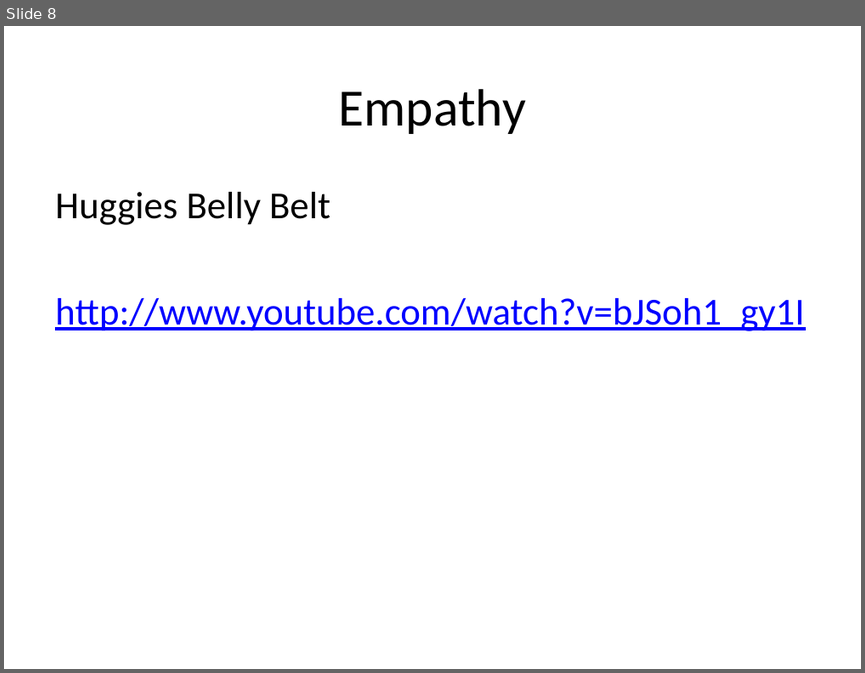
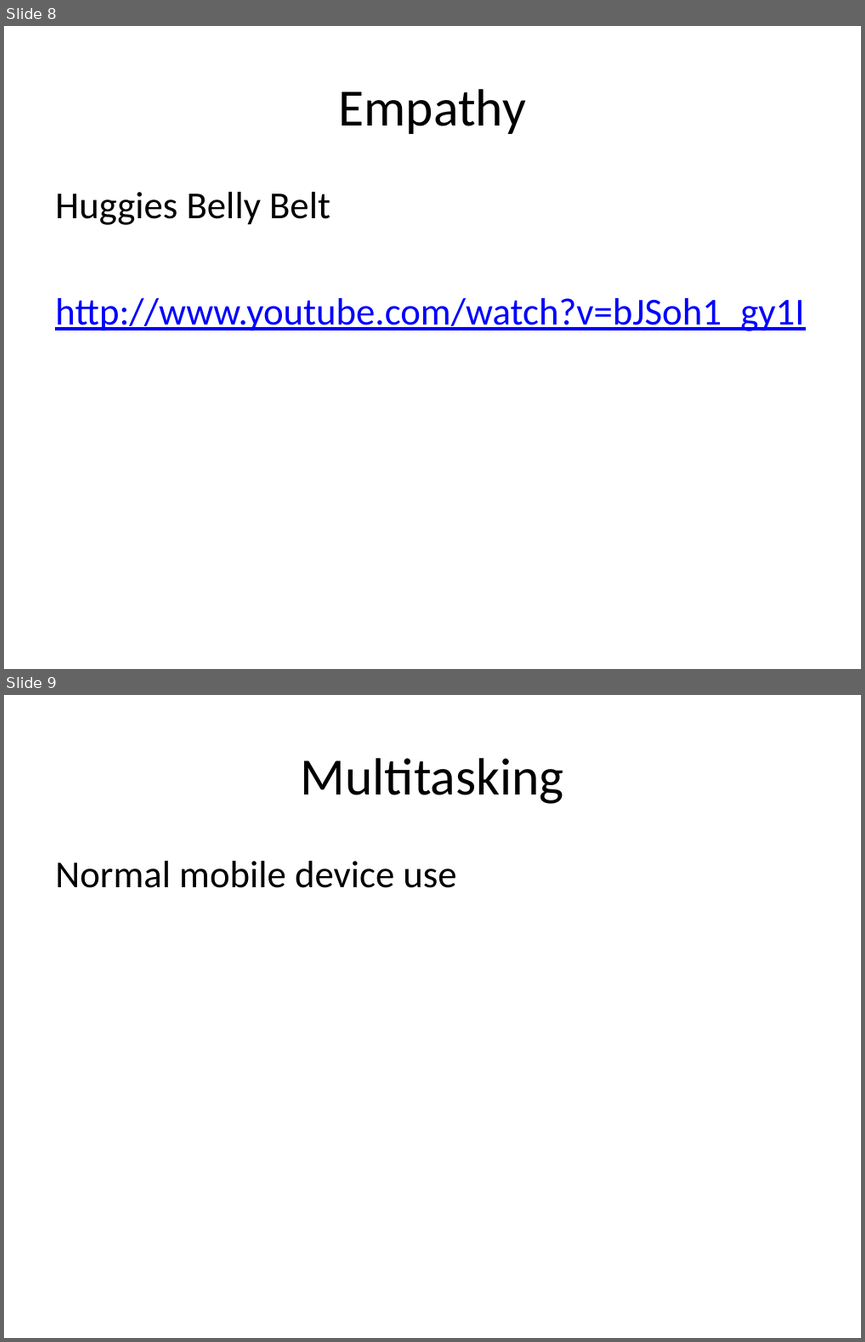
Before and after one commit to TitoAlfaro/PhDThesis, a slide deck: Presentations/Digital Synesthesia Scenarios.pptx. Shown one above the other, each under a label of ours: slide 8 before the commit, slides 8 and 9 after it. The pictures are 865x673 and 865x1342 pixels, drawn with LibreOffice and Linux fonts; fonts in the diff are those of the drawing. Boxes give left, top, right and bottom in pixels: in the first picture for what was removed or moved away, otherwise in the second. Text is boxed around its words. In the diff, an @@ line names an element or a change of style, - is before the commit and + after.

```diff
--- a/Presentations/Digital Synesthesia Scenarios.pptx
+++ b/Presentations/Digital Synesthesia Scenarios.pptx
@@ slide 9 added at bbox=[4, 695, 861, 1338], background #FFFFFF @@
@@ title added at bbox=[301, 758, 564, 804], 44 pt, text #000000 @@
+Multitasking
@@ text added at bbox=[55, 861, 456, 888], 32 pt, text #000000 @@
+Normal mobile device use
```
Also in this commit, not shown: 3 other slides added, 3 other files.
